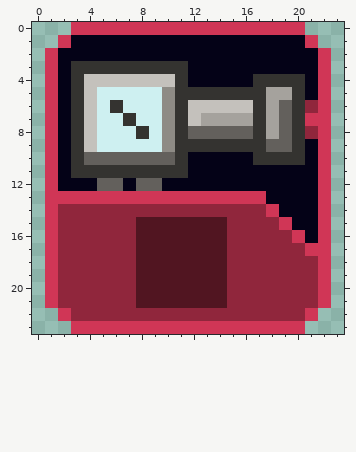
One commit to this pixel-art file: Art/Textures/Tiles/RedTiles/damage.aseprite. The first picture shows the starting point.
24x24 pixels, 1 frame.
The same view after the edit:
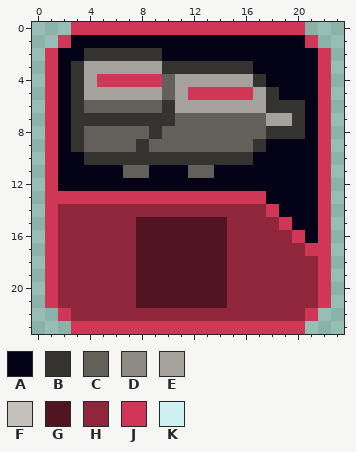
Palette (. is transparent): A #040217  B #343330  C #63605c  D #8e8b85  E #a5a29d  F #c4c1bc  G #511521  H #90263c  J #d03656  K #cef0f1
Message: Restore the old Dice Cannon art The enemy attack intent icon is drawn from it, so the red-striped grey cannon comes back from before the red tile redraw (42815f67).
What changed:
@@ x 0..23 @@
  1 ..JAAAAAAAAAAAAAAAAAAJ..
- 2 .JAAAAAAAAAAAAAAAAAAAAJ.
- 3 .JABBBBBBBBBAAAAAAAAAAJ.
- 4 .JABFFFFFFFBAAAAABBBBAJ.
- 5 .JABFKKKKKDBBBBBBBEEBAJ.
- 6 .JABFKBKKKDBFFFFFBECBHJ.
- 7 .JABFKKBKKDBFEEEEBECBJJ.
- 8 .JABFKKKBKDBCCCCCBECBHJ.
- 9 .JABFKKKKKDBBBBBBBCCBAJ.
-10 .JABCCCCCCCBAAAAABBBBAJ.
-11 .JABBBBBBBBBAAAAAAAAAAJ.
-12 .JAAACCACCAAAAAAAAAAAAJ.
+ 2 .JAABBBBBBAAAAAAAAAAAAJ.
+ 3 .JABEEEEEEBBBBBBBAAAAAJ.
+ 4 .JABEJJJJJCEEEEEEBAAAAJ.
+ 5 .JABEEEEEECEJJJJJEBAAAJ.
+ 6 .JABCCCCCCBEEEEEEEBBBAJ.
+ 7 .JABBBBBBBBCCCCCCCEEBAJ.
+ 8 .JABCCCCCBCCCCCCCCBBBAJ.
+ 9 .JABCCCCBCCCCCCCCBAAAAJ.
+10 .JAABBBBBBBBBBBBBAAAAAJ.
+11 .JAAAAACCAAACCAAAAAAAAJ.
+12 .JAAAAAAAAAAAAAAAAAAAAJ.
 13 .JJJJJJJJJJJJJJJJJAAAAJ.
